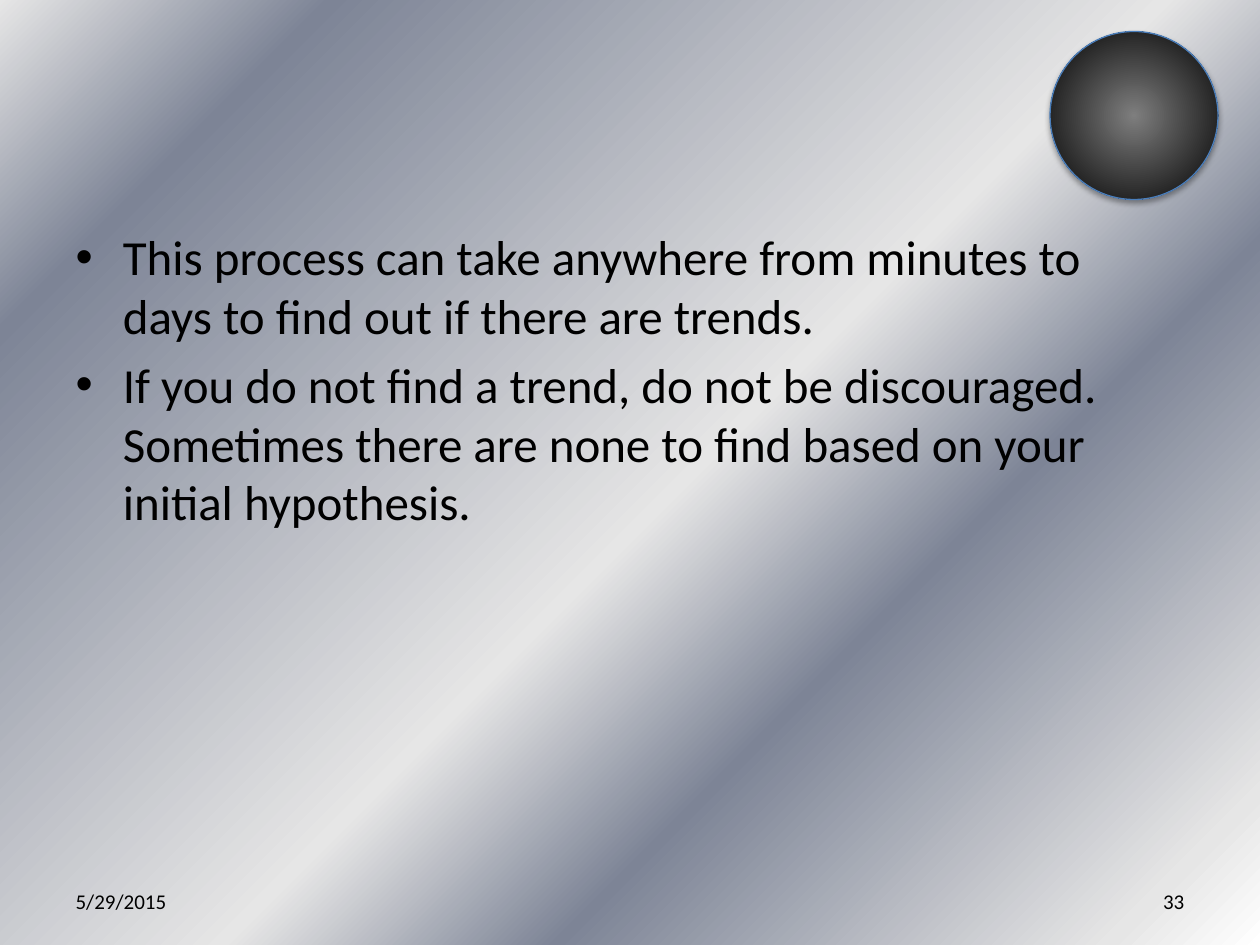
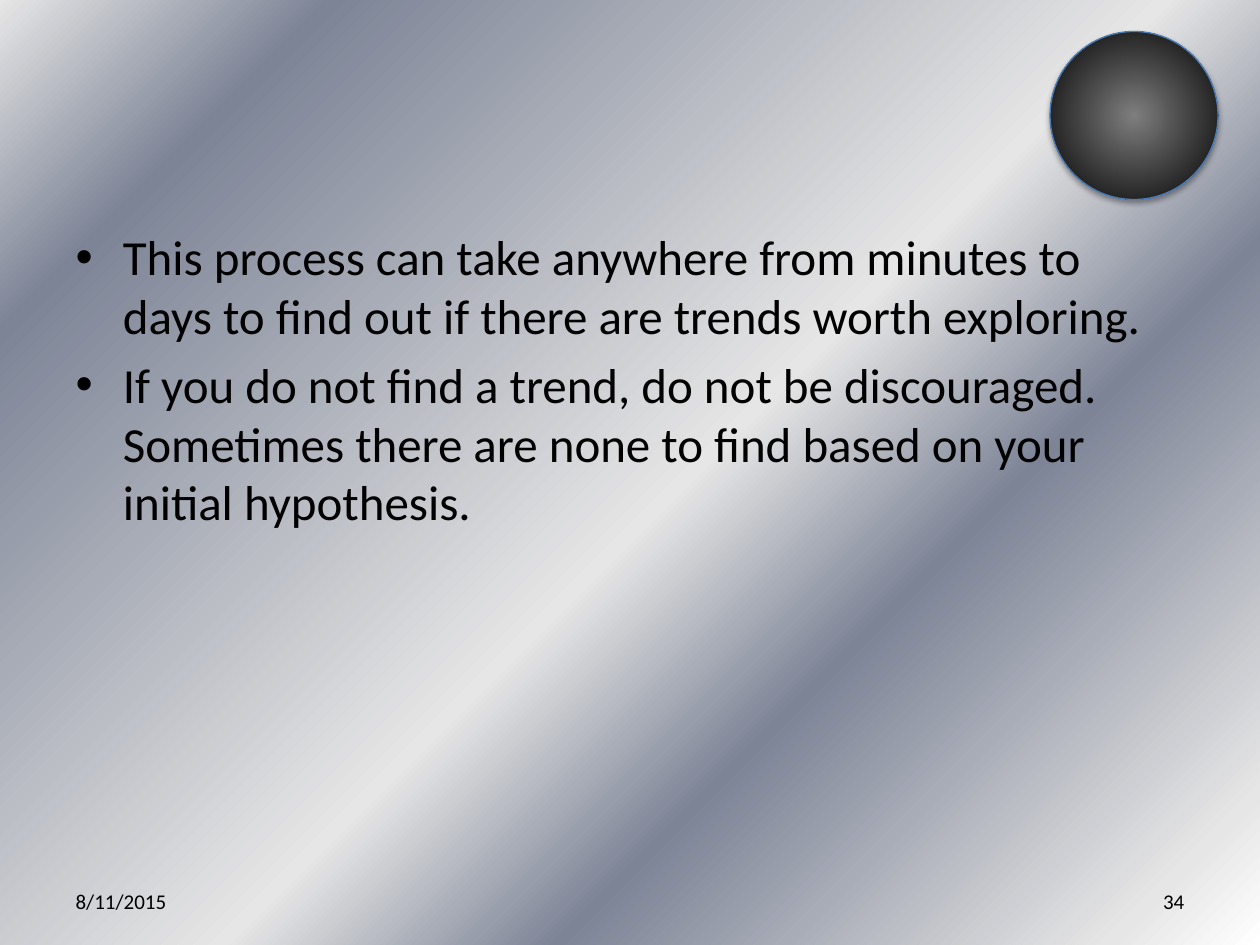
Before and after one commit to jegroom102080/What_is_Data_Science_Anyway, a slide deck: slide 34 of What is Data Science Anyway.pptx (slide 33 before the commit). Drawn at 1260x945 pixels with LibreOffice and Linux fonts; fonts in the diff are those of the drawing. Boxes give left, top, right and bottom in pixels: in the first picture for what was removed or moved away, otherwise in the second. Text is boxed around its words. In the diff, an @@ line names an element or a change of style, - is before the commit and + after.

```diff
--- a/What is Data Science Anyway.pptx
+++ b/What is Data Science Anyway.pptx
@@ text at [123,241,1140,343]: text changed @@
-• This process can take anywhere from minutes to days to find out if there are trends.
+• This process can take anywhere from minutes to days to find out if there are trends worth exploring.
@@ text at [76,894,167,910]: text changed @@
-5/29/2015
+8/11/2015
@@ page number at [1163,895,1184,909]: text changed @@
-33
+34
```
Also in this commit, not shown: 44 other slides changed, 1 slide added.
